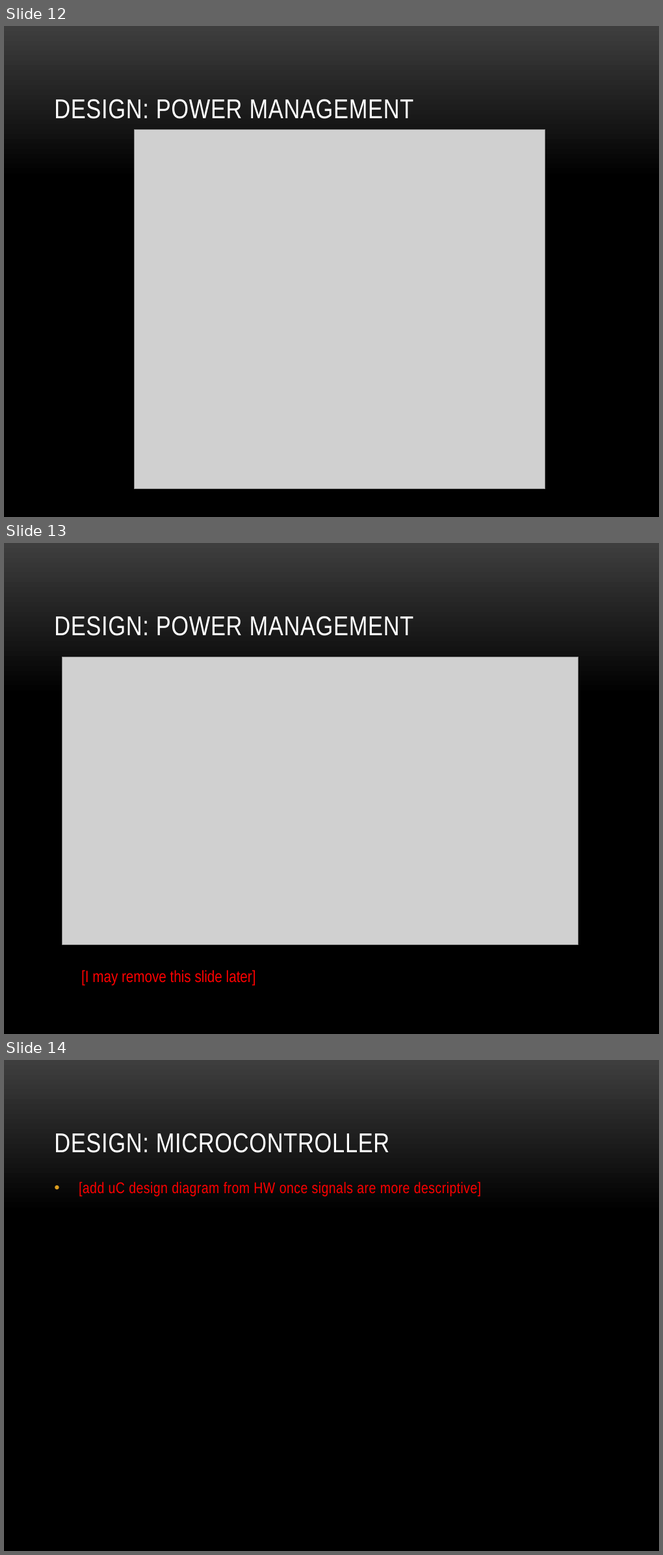
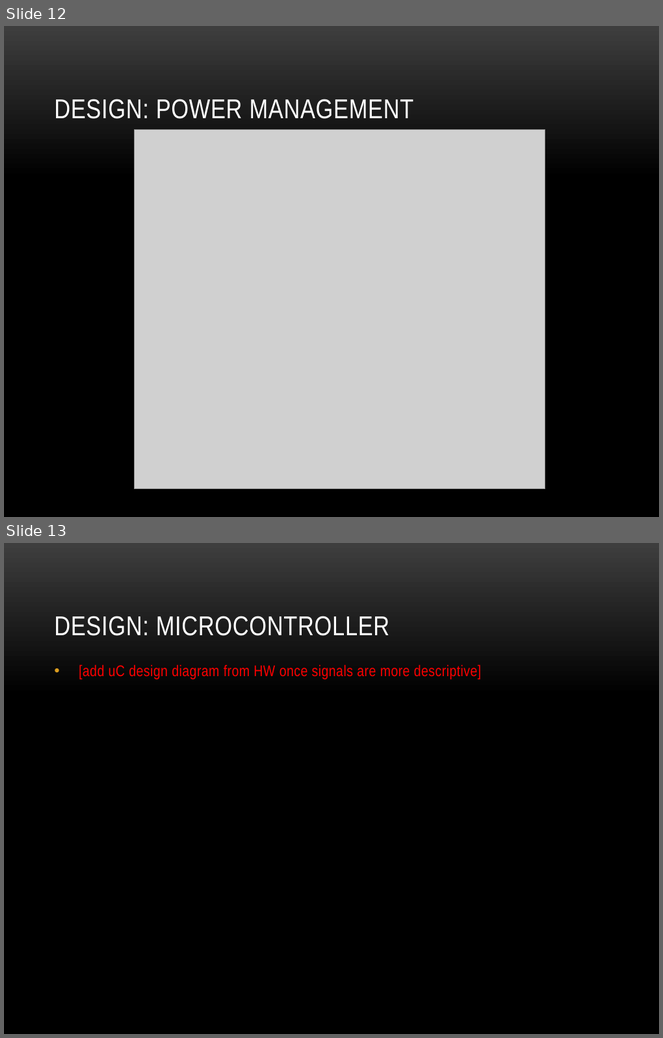
Before and after one commit to dosferatu/electronic-compass, a slide deck: Documentation/Project Documentation/Project Presentation.pptx. Shown one above the other, each under a label of ours: slides 12, 13 and 14 before the commit, slides 12 and 13 after it. The pictures are 663x1555 and 663x1038 pixels, drawn with LibreOffice and Linux fonts; fonts in the diff are those of the drawing; grey boxes stand for pictures; background and template pictures are left out. Boxes give left, top, right and bottom in pixels: in the first picture for what was removed or moved away, otherwise in the second. Text is boxed around its words. In the diff, an @@ line names an element or a change of style, - is before the commit and + after.

```diff
--- a/Documentation/Project Documentation/Project Presentation.pptx
+++ b/Documentation/Project Documentation/Project Presentation.pptx
@@ slide 13 removed at (x1=4, y1=543, x2=659, y2=1034), background picture (left out) @@
@@ title removed at (x1=54, y1=616, x2=414, y2=636) @@
-DESIGN: POWER MANAGEMENT
@@ picture removed at (x1=62, y1=657, x2=579, y2=945) @@
@@ text removed at (x1=81, y1=970, x2=256, y2=986) @@
-[I may remove this slide later]
@@ what was slide 14 is now slide 13 @@
```
Also in this commit, not shown: 2 slides changed, 3 slides added, 1 other slide removed, 1 other file.
